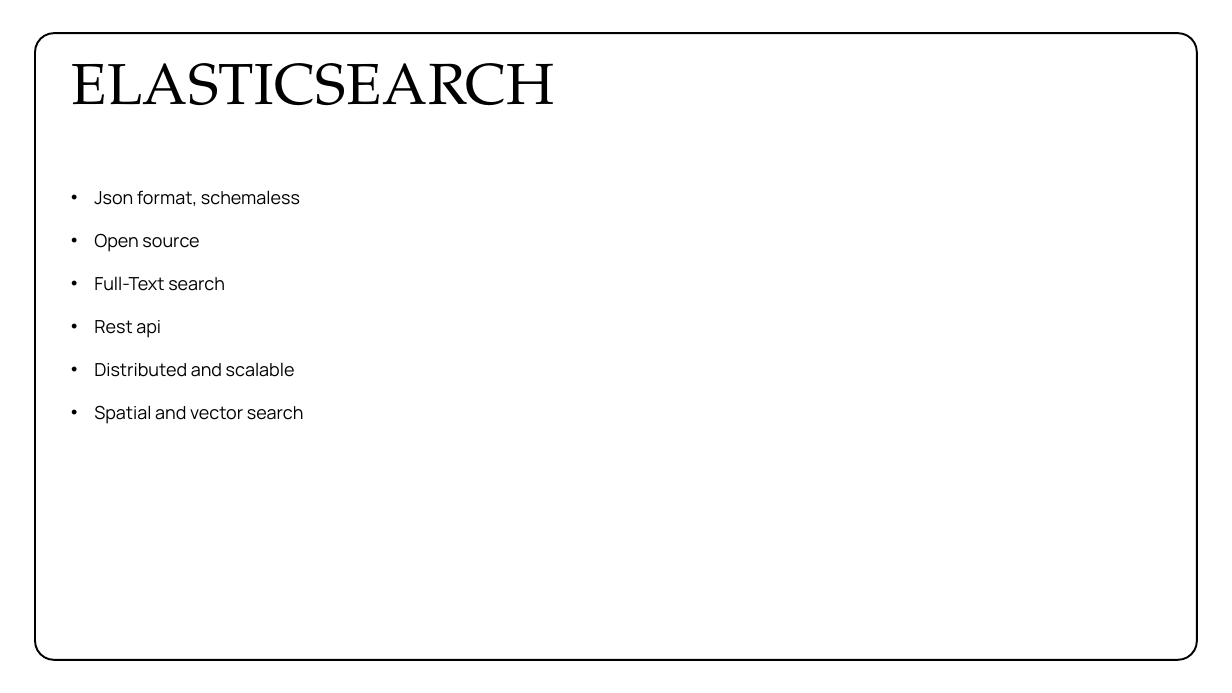
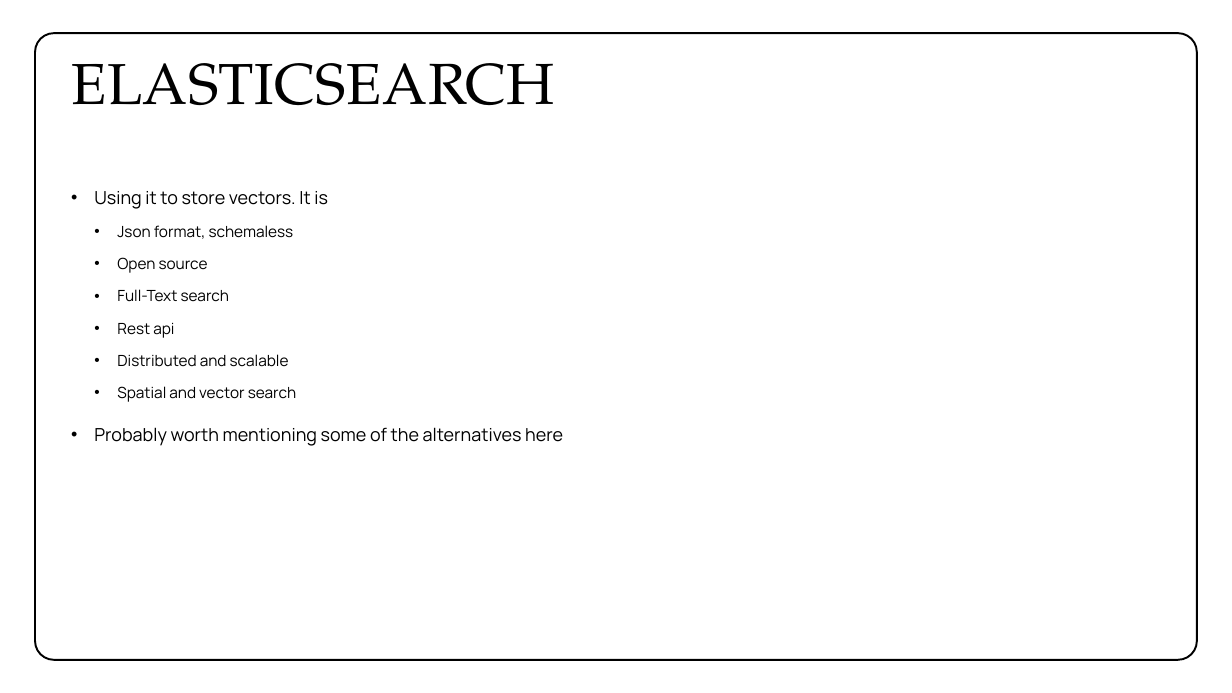
Before and after one commit to johnstaveley/Vectorisation, a slide deck: slide 9 of Vectorisation and Semantic Search.pptx. Drawn at 1232x693 pixels with LibreOffice and Linux fonts; fonts in the diff are those of the drawing. Boxes give left, top, right and bottom in pixels: in the first picture for what was removed or moved away, otherwise in the second. Text is boxed around its words. In the diff, an @@ line names an element or a change of style, - is before the commit and + after.

```diff
--- a/Vectorisation and Semantic Search.pptx
+++ b/Vectorisation and Semantic Search.pptx
@@ text at box(94, 191, 328, 209): paragraph added @@
+• Using it to store vectors. It is
@@ text at box(117, 225, 297, 402): size 14 to 12 pt in "Json format, schemaless", "Open source", "Full-Text search", "Rest api" and 2 more places; list level 1 to 2 in "Json format, schemaless"; list level 1 to 2 in "Open source"; list level 1 to 2 in "Full-Text search"; list level 1 to 2 in "Rest api"; list level 1 to 2 in "Distributed and scalable"; list level 1 to 2 in "Spatial and vector search" @@
@@ text at box(94, 427, 563, 446): paragraph added @@
+• Probably worth mentioning some of the alternatives here
```
Also in this commit, not shown: 4 other slides changed.
